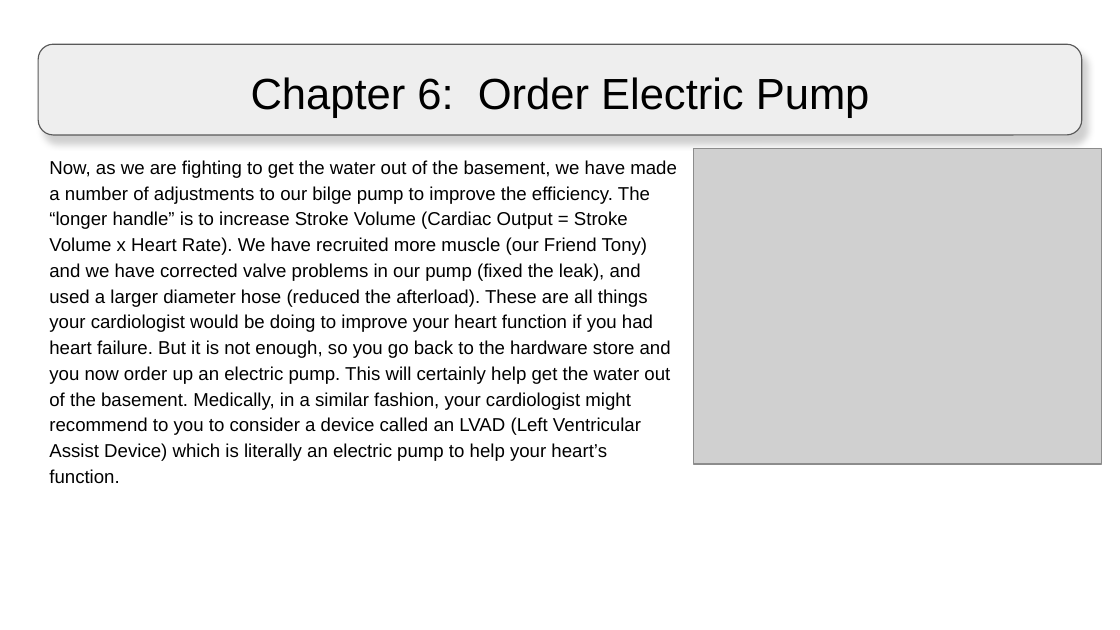
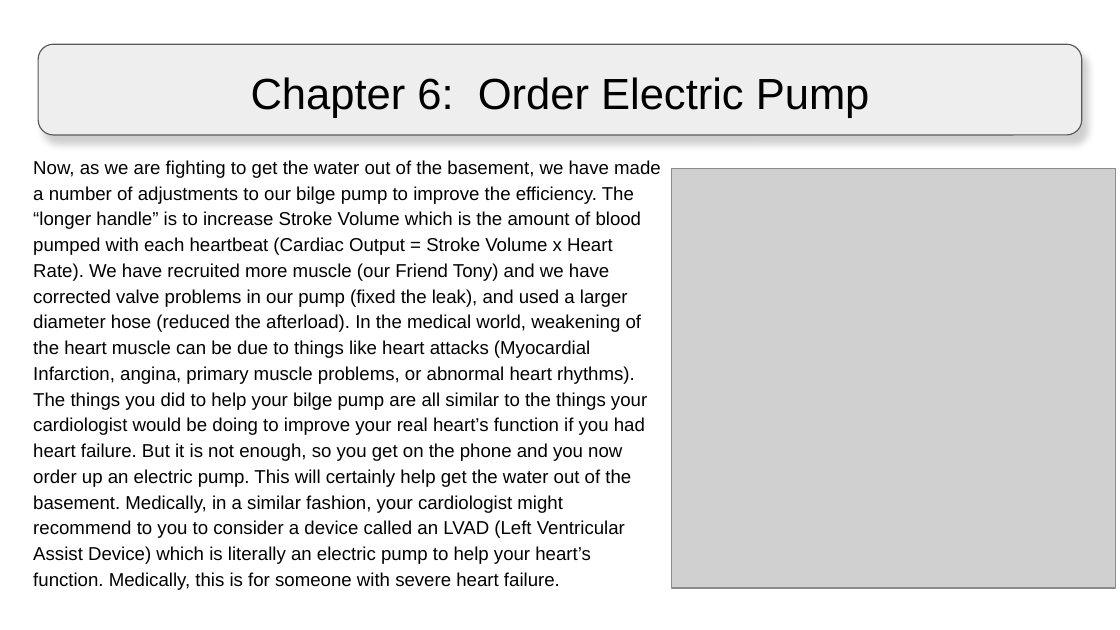
Before and after one commit to lkaicher/HeartBasement, a slide deck: slide 7 of Assets/Game/Gui/Explanation/Sprites/CHF Slides.pptx. Drawn at 1120x630 pixels with LibreOffice and Linux fonts; fonts in the diff are those of the drawing; grey boxes stand for pictures; background and template pictures are left out. Boxes give left, top, right and bottom in pixels: in the first picture for what was removed or moved away, otherwise in the second. Text is boxed around its words. In the diff, an @@ line names an element or a change of style, - is before the commit and + after.

```diff
--- a/Assets/Game/Gui/Explanation/Sprites/CHF Slides.pptx
+++ b/Assets/Game/Gui/Explanation/Sprites/CHF Slides.pptx
@@ text at bbox=[33, 160, 661, 590]: text changed @@
-Now, as we are fighting to get the water out of the basement, we have made a number of adjustments to our bilge pump to improve the efficiency. The “longer handle” is to increase Stroke Volume (Cardiac Output = Stroke Volume x Heart Rate). We have recruited more muscle (our Friend Tony) and we have corrected valve problems in our pump (fixed the leak), and used a larger diameter hose (reduced the afterload). These are all things your cardiologist would be doing to improve your heart function if you had heart failure. But it is not enough, so you go back to the hardware store and you now order up an electric pump. This will certainly help get the water out of the basement. Medically, in a similar fashion, your cardiologist might recommend to you to consider a device called an LVAD (Left Ventricular Assist Device) which is literally an electric pump to help your heart’s function.
+Now, as we are fighting to get the water out of the basement, we have made a number of adjustments to our bilge pump to improve the efficiency. The “longer handle” is to increase Stroke Volume which is the amount of blood pumped with each heartbeat (Cardiac Output = Stroke Volume x Heart Rate). We have recruited more muscle (our Friend Tony) and we have corrected valve problems in our pump (fixed the leak), and used a larger diameter hose (reduced the afterload). In the medical world, weakening of the heart muscle can be due to things like heart attacks (Myocardial Infarction, angina, primary muscle problems, or abnormal heart rhythms). The things you did to help your bilge pump are all similar to the things your cardiologist would be doing to improve your real heart’s function if you had heart failure. But it is not enough, so you get on the phone and you now order up an electric pump. This will certainly help get the water out of the basement. Medically, in a similar fashion, your cardiologist might recommend to you to consider a device called an LVAD (Left Ventricular Assist Device) which is literally an electric pump to help your heart’s function. Medically, this is for someone with severe heart failure.
@@ picture: place and size @@
-picture at bbox=[693, 149, 1101, 465]
+picture at bbox=[672, 169, 1116, 588]
```
Also in this commit, not shown: 7 other slides changed, 22 other files.
